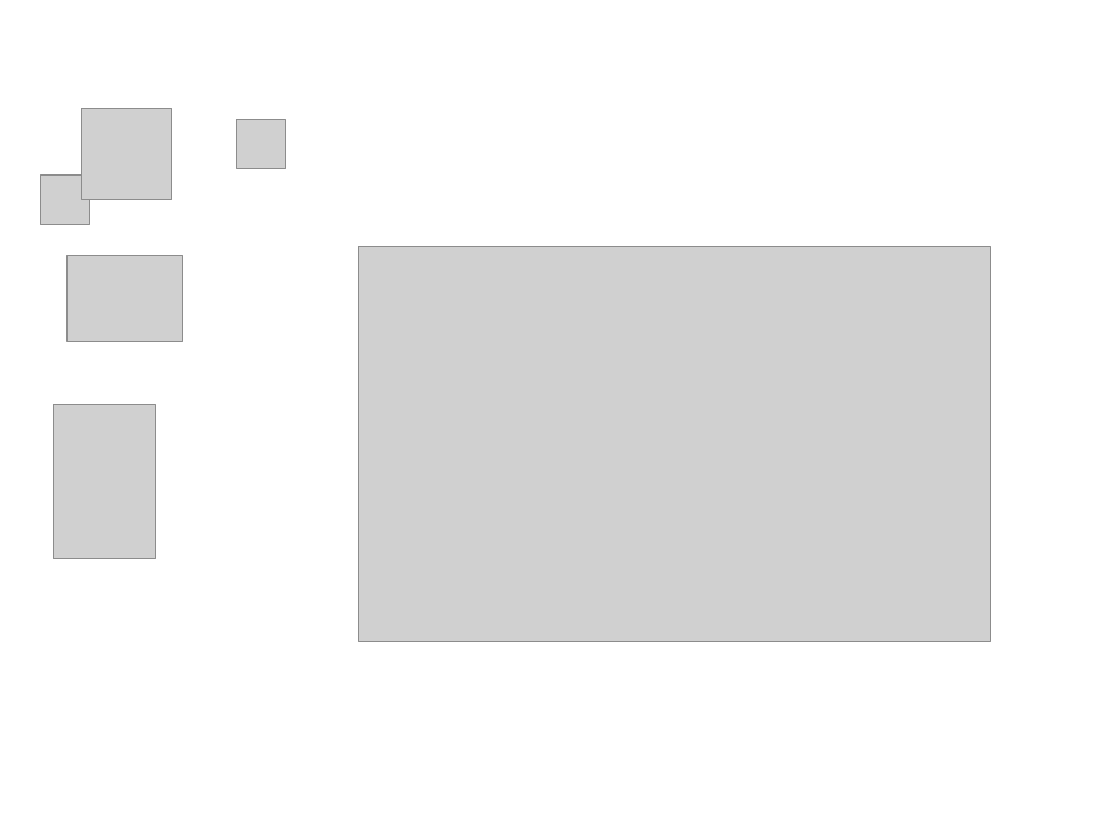
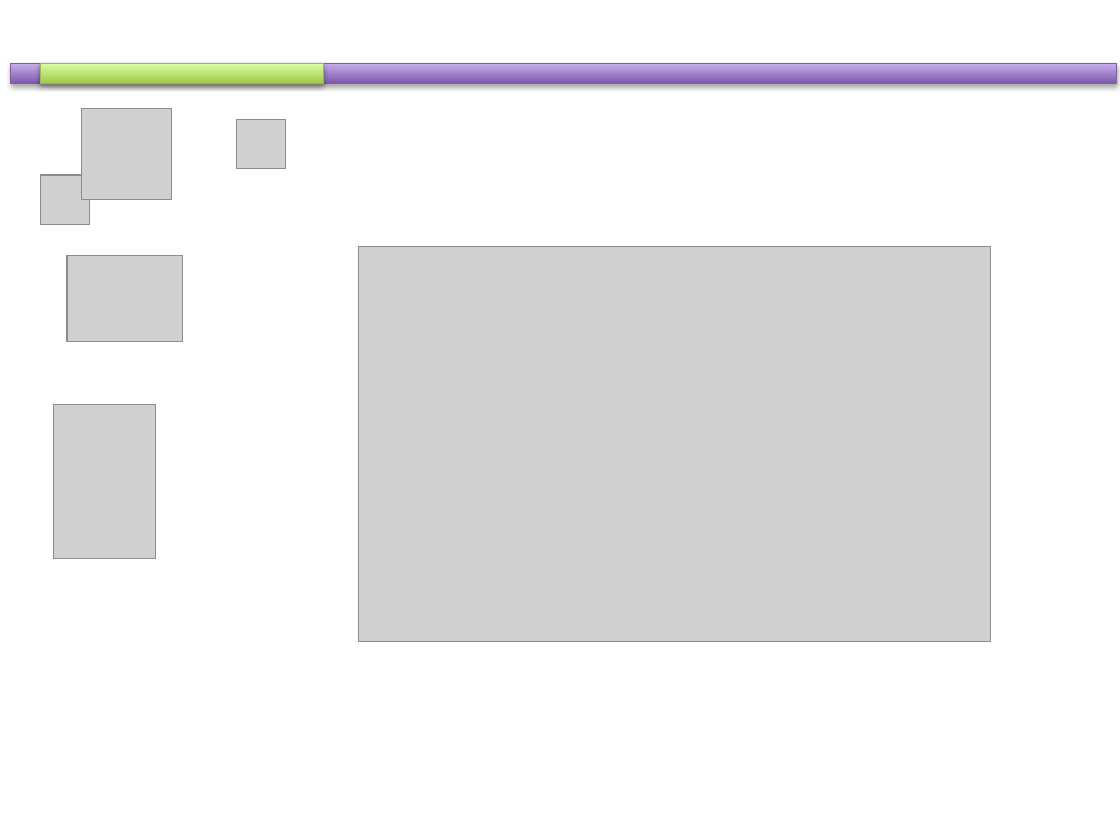
Before and after one commit to etayki/heyDude, a slide deck: slide 4 of GraphicDesign.pptx. Drawn at 1120x840 pixels with LibreOffice and Linux fonts; fonts in the diff are those of the drawing; grey boxes stand for pictures. Boxes give left, top, right and bottom in pixels: in the first picture for what was removed or moved away, otherwise in the second. Text is boxed around its words. In the diff, an @@ line names an element or a change of style, - is before the commit and + after.

```diff
--- a/GraphicDesign.pptx
+++ b/GraphicDesign.pptx
@@ rectangle added at box(11, 64, 1117, 84), fill gradient #7F5BAB to #C8B0ED, outline #7D60A0 0.75 pt @@
@@ rectangle added at box(40, 64, 324, 84), fill gradient #A0CA4A to #DAFFA5, outline #98B955 0.75 pt @@
```
Also in this commit, not shown: 1 slide added, 1 slide removed.
